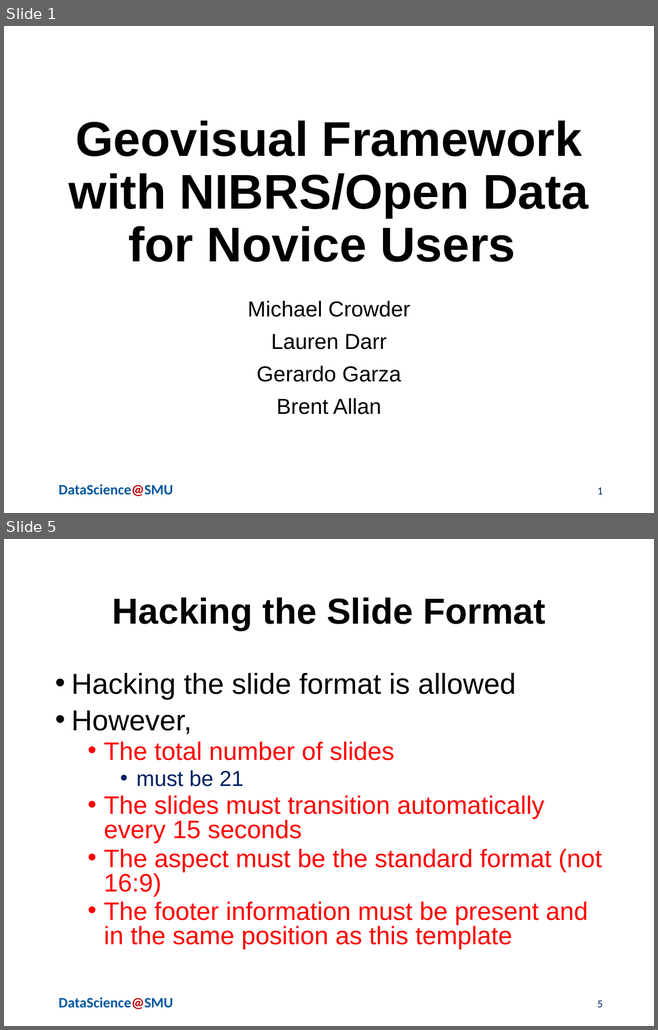
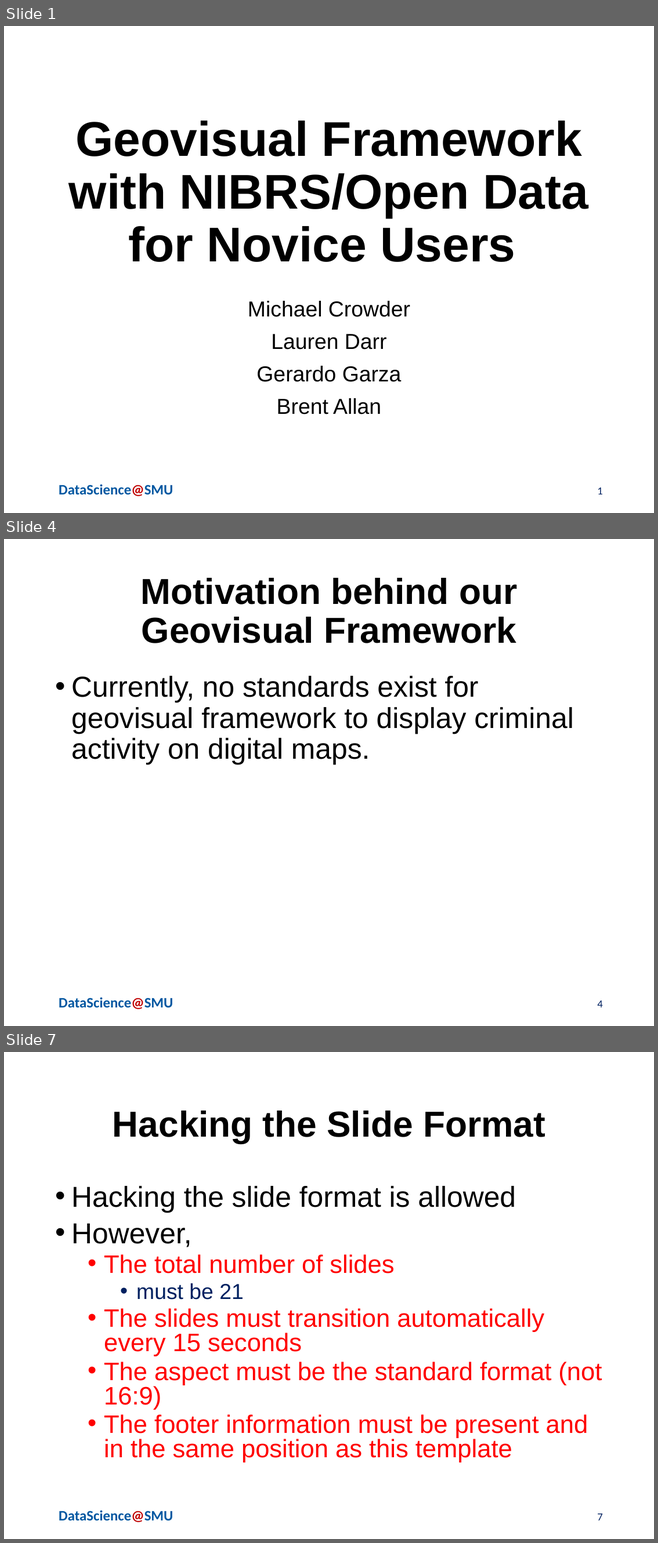
Before and after one commit to Laurendarr4/Capstone-Project-SMU, a slide deck: MSDSPresentationTemplate.pptx. Shown one above the other, each under a label of ours: slides 1 and 5 before the commit, slides 1, 4 and 7 after it; the slides between them are not shown. The pictures are 658x1030 and 658x1543 pixels, drawn with LibreOffice and Linux fonts; fonts in the diff are those of the drawing; background and template pictures are left out. Boxes give left, top, right and bottom in pixels: in the first picture for what was removed or moved away, otherwise in the second. Text is boxed around its words. In the diff, an @@ line names an element or a change of style, - is before the commit and + after.

```diff
--- a/MSDSPresentationTemplate.pptx
+++ b/MSDSPresentationTemplate.pptx
@@ slide 4 added at bbox=[4, 539, 654, 1026], background #FFFFFF; not listed: 1 template element that a slide beside it also shows @@
@@ title added at bbox=[140, 578, 517, 643], 40 pt, text #000000, bold @@
+Motivation behind our Geovisual Framework
@@ text added at bbox=[71, 676, 573, 765], 32 pt, text #000000 @@
+• Currently, no standards exist for geovisual framework to display criminal activity on digital maps.
@@ page number added at bbox=[597, 1001, 602, 1008], 12 pt, text #002060 @@
+4
@@ what was slide 5 is now slide 7 @@
@@ page number at bbox=[597, 1514, 602, 1521]: text changed @@
-5
+7
```
Also in this commit, not shown: 1 slide changed, 3 other slides added, 4 slides removed.
